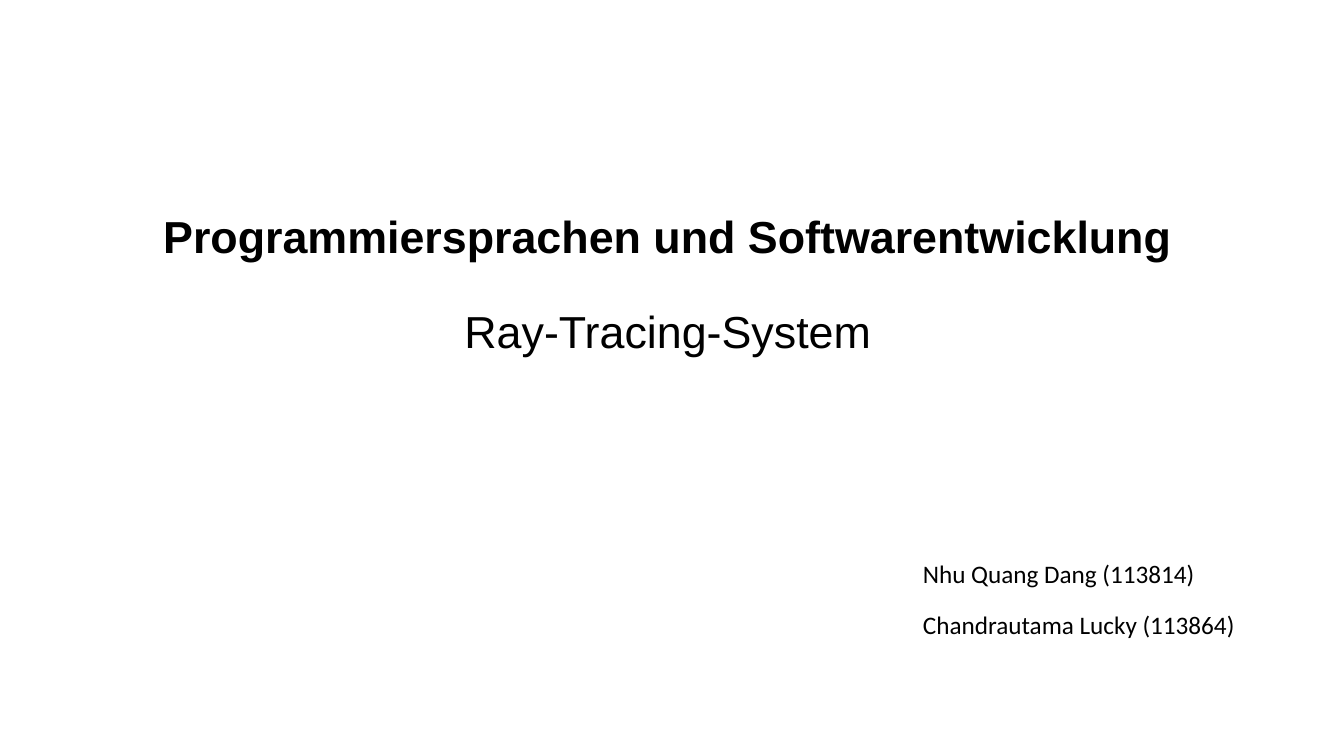
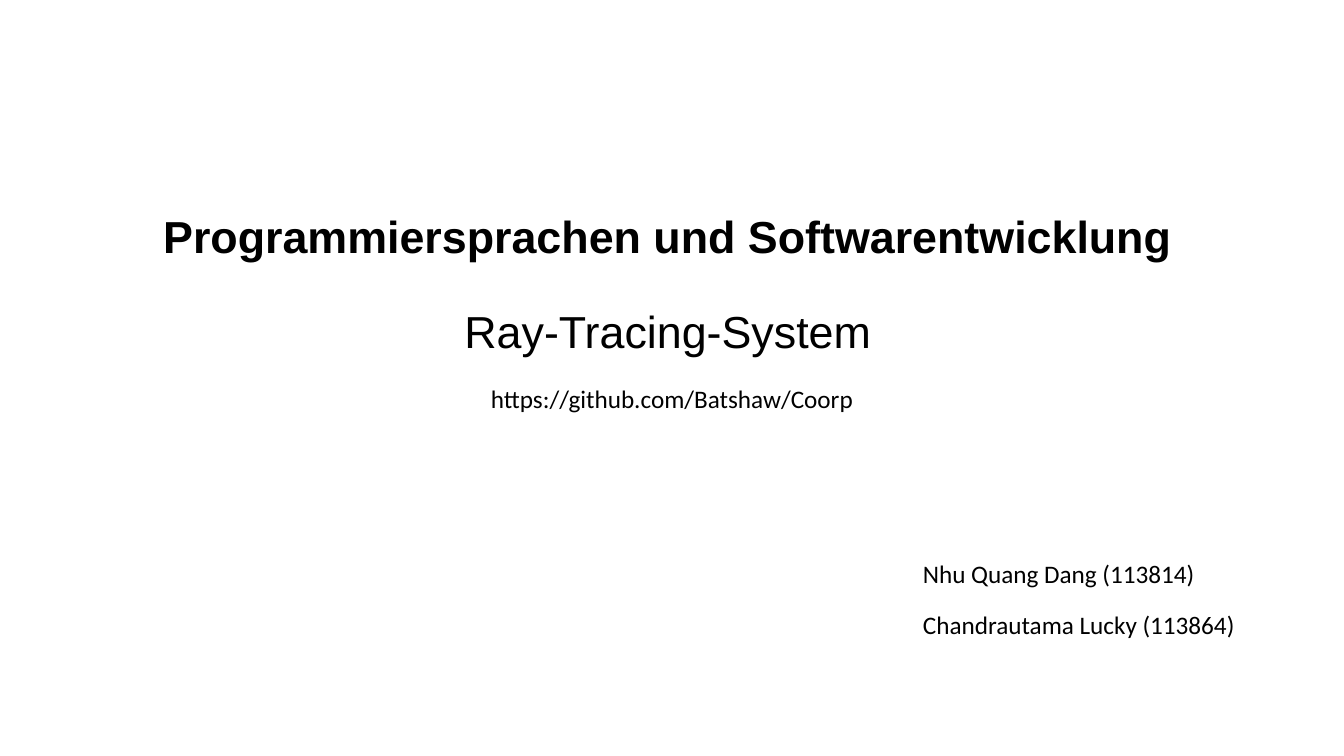
Before and after one commit to Batshaw/Coorp, a slide deck: slide 1 of Prasentation/raytracing.pptx. Drawn at 1344x756 pixels with LibreOffice and Linux fonts; fonts in the diff are those of the drawing. Boxes give left, top, right and bottom in pixels: in the first picture for what was removed or moved away, otherwise in the second. Text is boxed around its words. In the diff, an @@ line names an element or a change of style, - is before the commit and + after.

```diff
--- a/Prasentation/raytracing.pptx
+++ b/Prasentation/raytracing.pptx
@@ text added at box(491, 390, 853, 413), 18 pt, text #000000 @@
+https://github.com/Batshaw/Coorp
```
Also in this commit, not shown: 2 other slides changed, 7 slides added, 1 slide removed, 23 other files.
